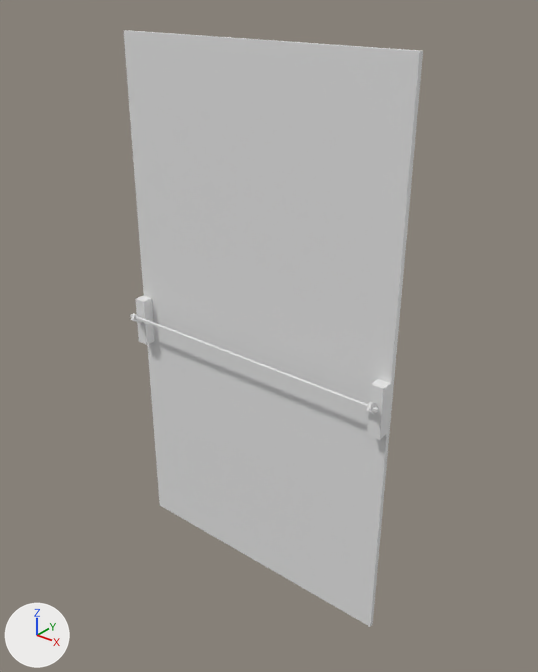
The OBJ model Datasets/UnifiedPreprocessed/Data/Door/D01143_unified.obj as it was, and as the next commit left it.
The view is the same before and after, from a 50 mm lens placed at (0.761, -0.888, 0.605), pointed at (0.028, 0.028, 0.037). Every picture has the same lights, and +X, +Y and +Z are marked at lower left. The picture after the commit comes second. Where no turn or scale is listed for an object, it has been applied to the vertices.

Objects in the first picture: 'D01143_unified'.
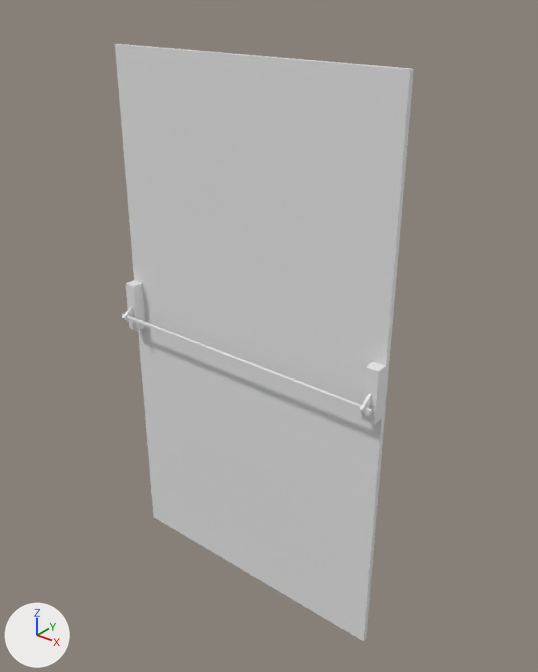
The edits, one by one:
me_d01143_unified is used by ob_d01143_unified; location (0.0, 0.0, 0.0).
me_d01143_unified had 156 vertices, 288 faces and spanned x -0.28..0.281, y -0.029..0.026, z -0.481..0.519.
me_d01143_unified now has 9228 vertices, 18432 faces and spans x -0.28..0.28, y -0.05..0.006, z -0.501..0.499.
me_d01143_unified part 1: the loose piece of 26 vertices spanning x -0.28..0.281, y 0.016..0.026, z -0.481..0.519 is rebuilt with 1538 vertices and now spans x -0.28..0.28, y -0.004..0.006, z -0.501..0.499.
me_d01143_unified part 2: a new loose piece of 1538 vertices spanning x 0.265..0.269, y -0.05..-0.007, z 0.004..0.039.
me_d01143_unified part 3: a new loose piece of 1538 vertices spanning x 0.255..0.279, y -0.025..-0.002, z -0.018..0.075.
me_d01143_unified part 4: a new loose piece of 1538 vertices spanning x -0.278..0.279, y -0.042..-0.037, z 0.01..0.017.
me_d01143_unified part 5: a new loose piece of 1538 vertices spanning x -0.269..-0.264, y -0.049..-0.007, z 0.004..0.038.
me_d01143_unified part 6: a new loose piece of 1538 vertices spanning x -0.279..-0.255, y -0.026..-0.003, z -0.017..0.076.
Part 7, on me_d01143_unified:
130 vertices are removed from x -0.279..0.279, y -0.029..0.018, z -0.057..0.037.
240 faces are deleted.

Location of each change, [x1, y1, x2, y2] in pixels of the pictures (538 x 672 px):
'D01143_unified', reshaped: before [124, 30, 423, 627]; after [115, 44, 414, 642]
part 1 of me_d01143_unified, rebuilt: before [124, 30, 423, 627]; after [115, 44, 414, 642]
part 2 of me_d01143_unified, added: after [360, 394, 371, 414]
part 3 of me_d01143_unified, added: after [362, 362, 386, 425]
part 4 of me_d01143_unified, added: after [122, 314, 372, 413]
part 5 of me_d01143_unified, added: after [122, 307, 133, 322]
part 6 of me_d01143_unified, added: after [126, 280, 146, 331]
part 7 of me_d01143_unified, deleted: before [130, 295, 391, 440]
